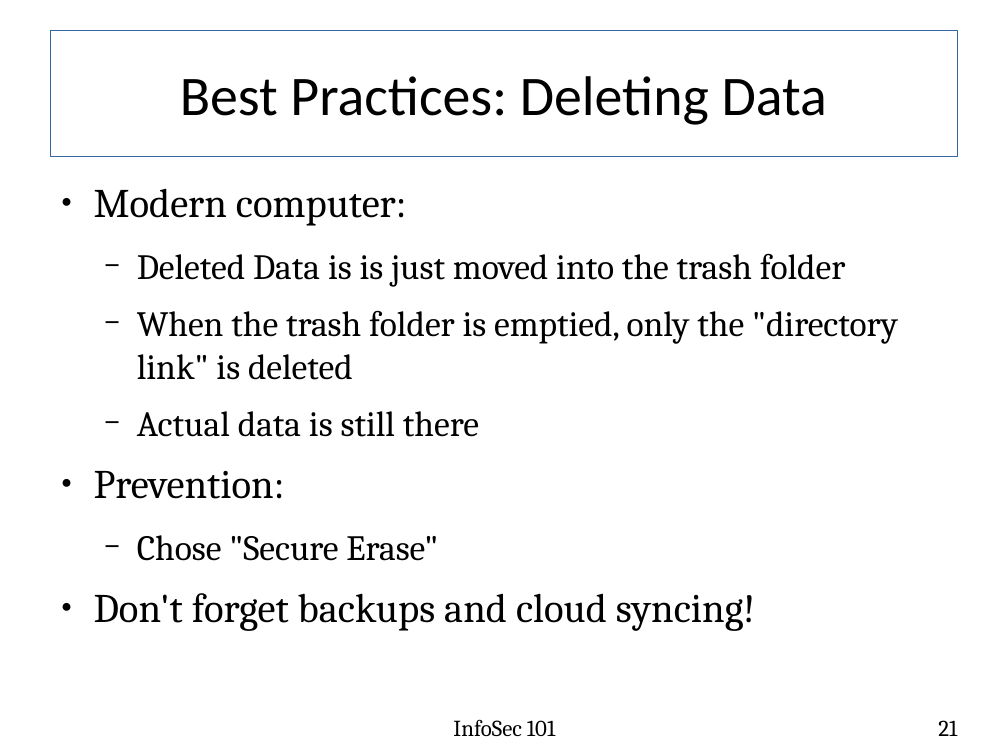
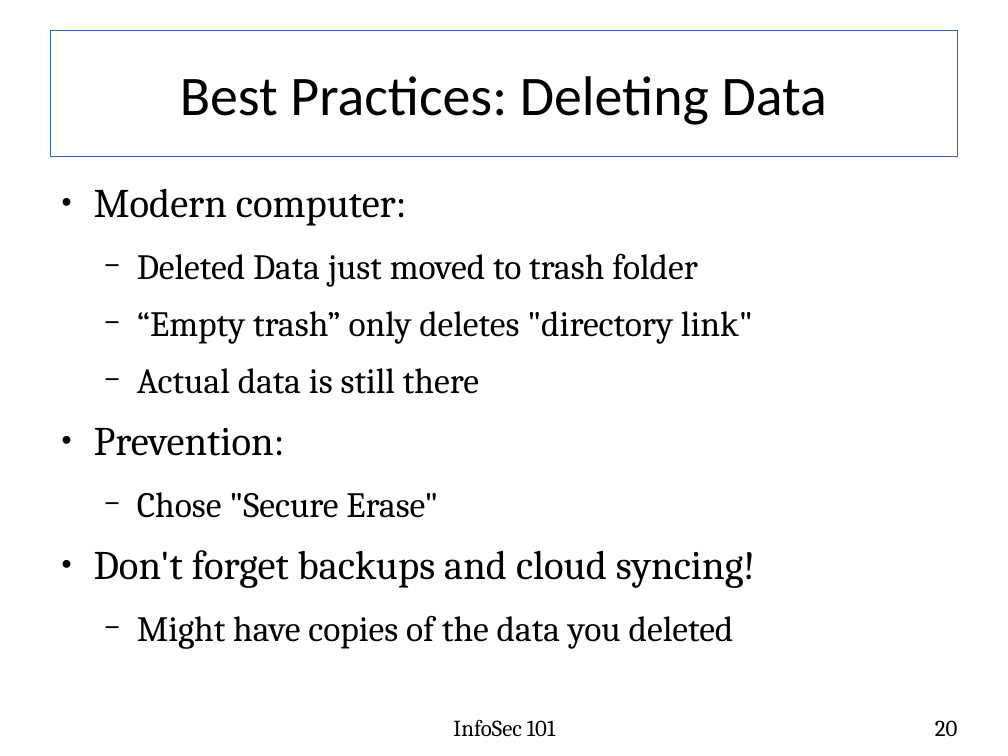
Before and after one commit to fabianlischka/InfoSec101, a slide deck: slide 20 of InfoSec101-Presentation-FCC-2015-02-26.odp (slide 21 before the commit). Drawn at 1008x756 pixels with LibreOffice and Linux fonts; fonts in the diff are those of the drawing. Boxes give left, top, right and bottom in pixels: in the first picture for what was removed or moved away, otherwise in the second. Text is boxed around its words. In the diff, an @@ line names an element or a change of style, - is before the commit and + after.

```diff
--- a/InfoSec101-Presentation-FCC-2015-02-26.odp
+++ b/InfoSec101-Presentation-FCC-2015-02-26.odp
@@ text at (x1=137, y1=253, x2=753, y2=344): text changed @@
-  − Deleted Data is is just moved into the trash folder
-  − When the trash folder is emptied, only the "directory link" is deleted
+  − Deleted Data just moved to trash folder
+  − “Empty trash” only deletes "directory link"
@@ text at (x1=137, y1=615, x2=734, y2=649): paragraph added @@
+  − Might have copies of the data you deleted
@@ page number at (x1=935, y1=720, x2=958, y2=736): text changed @@
-21
+20
```
Also in this commit, not shown: 22 other slides changed, 1 slide removed.
